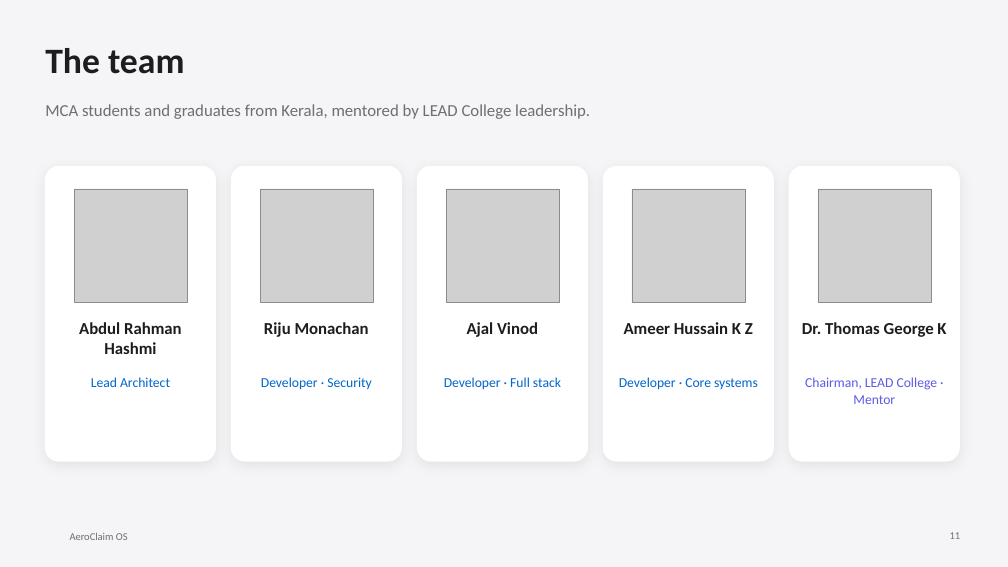
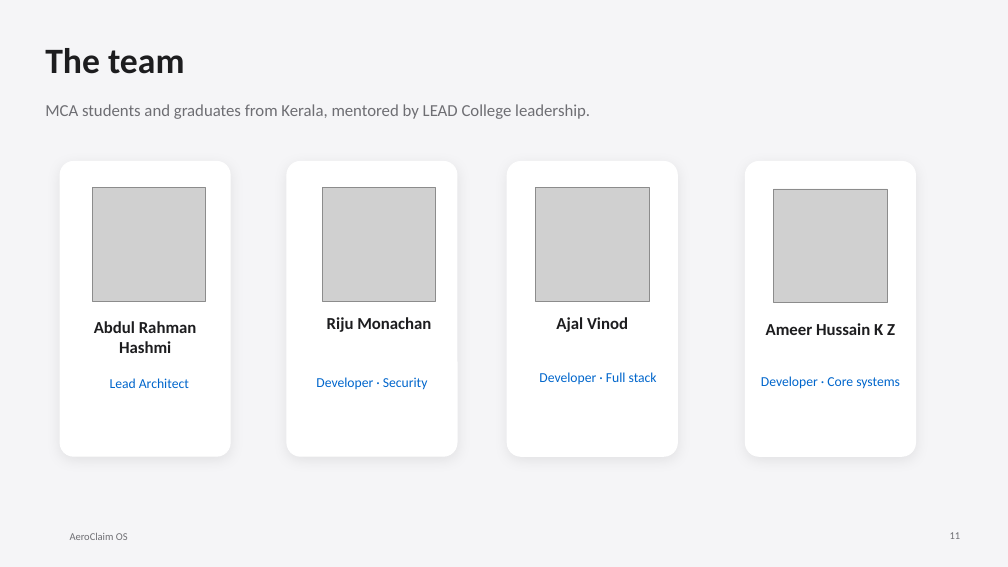
Before and after one commit to hashmicode-lead/aeroclaim, a slide deck: slide 11 of docs/pitch/AeroClaim-OS.pptx. Drawn at 1008x567 pixels with LibreOffice and Linux fonts; fonts in the diff are those of the drawing; grey boxes stand for pictures; background and template pictures are left out. Boxes give left, top, right and bottom in pixels: in the first picture for what was removed or moved away, otherwise in the second. Text is boxed around its words. In the diff, an @@ line names an element or a change of style, - is before the commit and + after.

```diff
--- a/docs/pitch/AeroClaim-OS.pptx
+++ b/docs/pitch/AeroClaim-OS.pptx
@@ rounded rectangle: place and size @@
-rounded rectangle at box(45, 166, 216, 461)
+rounded rectangle at box(60, 161, 231, 456)
@@ rounded rectangle: place and size @@
-rounded rectangle at box(231, 166, 402, 461)
+rounded rectangle at box(287, 161, 457, 456)
@@ rounded rectangle: place and size @@
-rounded rectangle at box(417, 166, 588, 461)
+rounded rectangle at box(507, 162, 678, 457)
@@ rounded rectangle: place and size @@
-rounded rectangle at box(603, 166, 774, 461)
+rounded rectangle at box(746, 162, 916, 457)
@@ rounded rectangle removed at box(789, 166, 960, 461) @@
@@ picture: place and size @@
-picture at box(74, 189, 188, 302)
+picture at box(92, 188, 206, 301)
@@ picture: place and size @@
-picture at box(260, 189, 374, 302)
+picture at box(322, 188, 436, 301)
@@ picture: place and size @@
-picture at box(446, 189, 560, 302)
+picture at box(535, 188, 649, 301)
@@ picture removed at box(818, 189, 932, 302) @@
@@ text "Abdul Rahman Hashmi": place and size @@
-text "Abdul Rahman Hashmi" at box(79, 322, 182, 354)
+text "Abdul Rahman Hashmi" at box(94, 321, 197, 353)
@@ text "Riju Monachan": place and size @@
-text "Riju Monachan" at box(264, 322, 369, 337)
+text "Riju Monachan" at box(327, 317, 431, 332)
@@ text "Ajal Vinod": place and size @@
-text "Ajal Vinod" at box(467, 322, 538, 337)
+text "Ajal Vinod" at box(556, 317, 628, 332)
@@ 2 texts, 1 picture: place and size @@
-2 texts, 1 picture at box(619, 189, 758, 390)
+2 texts, 1 picture at box(761, 189, 900, 389)
@@ text removed at box(802, 322, 946, 337) @@
-Dr. Thomas George K
@@ text "Lead Architect": place and size @@
-text "Lead Architect" at box(91, 377, 170, 387)
+text "Lead Architect" at box(110, 378, 189, 388)
@@ text "Developer · Security": place and size @@
-text "Developer · Security" at box(261, 377, 372, 390)
+text "Developer · Security" at box(316, 377, 428, 390)
@@ text "Developer · Full stack": place and size @@
-text "Developer · Full stack" at box(444, 377, 561, 390)
+text "Developer · Full stack" at box(539, 372, 657, 384)
@@ text removed at box(805, 377, 938, 404) @@
-Chairman, LEAD College · Mentor
```
Also in this commit, not shown: 2 other slides changed, 1 other file.
